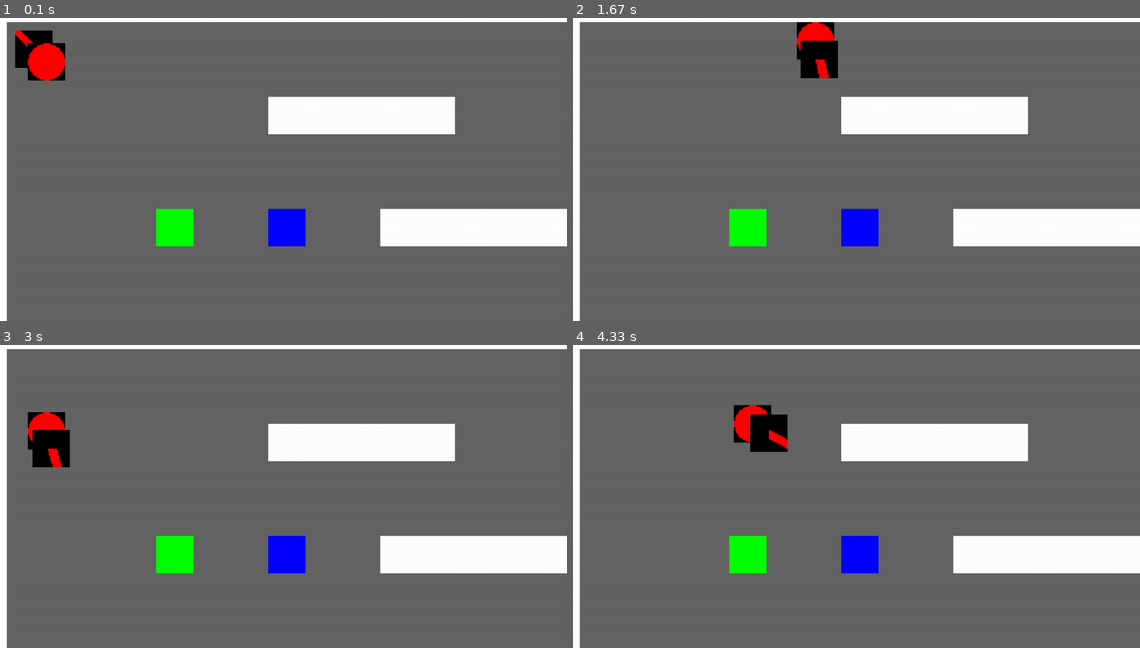
Above: before the commit, frames 1-4 (two rows, left to right).
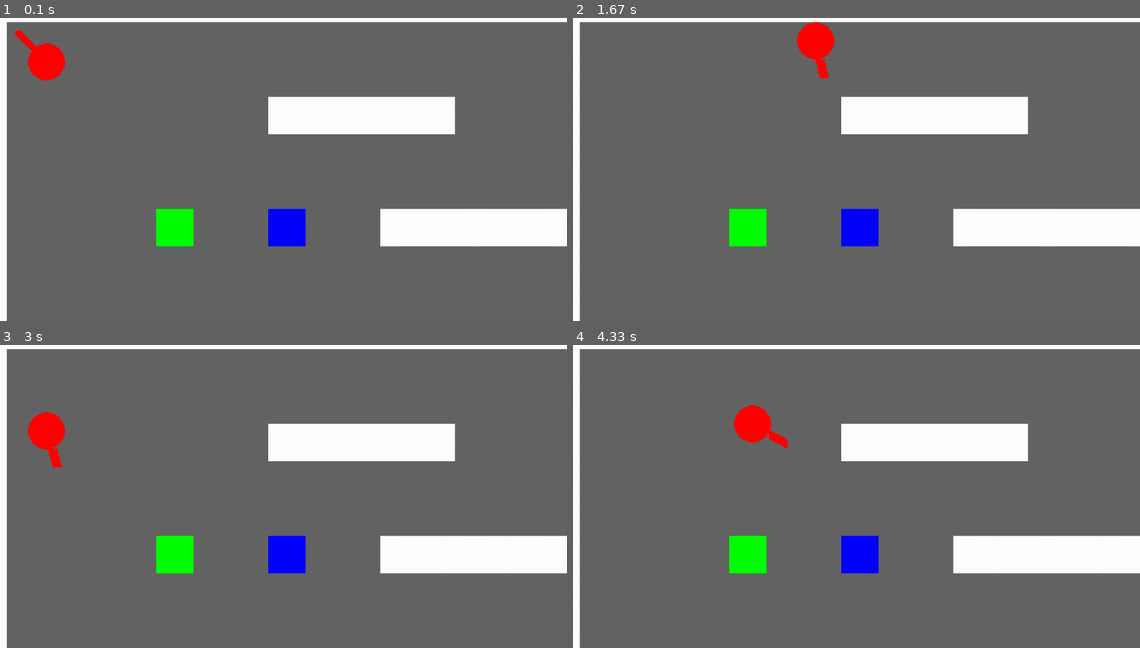
Above: after the commit, the same moments.

Repository: RLangendam/pygame
Game: pygame game, started from main.py
Same seed, same stepped clock (60 frames per second), same inputs: the game is played once before the commit and once after it.
Inputs (mouse positions are in pixels of both pictures, inside the frame that each line leads up to):
- Up to frame 1 (0.1 s): no input
- Up to frame 2 (1.67 s): hold Right 0.33-0.8 s; move the mouse to (816, 166) at 0.37 s; hold Up 0.83-1.13 s; move the mouse to (1032, 142) at 0.87 s; hold Right 1.17-1.63 s; move the mouse to (845, 175) at 1.2 s
- Up to frame 3 (3 s): hold Left 1.67-2.2 s; move the mouse to (124, 481) at 1.7 s; hold Down 2.23-2.53 s; move the mouse to (328, 554) at 2.27 s; hold Left 2.57-2.97 s; move the mouse to (79, 557) at 2.6 s
- Up to frame 4 (4.33 s): hold Up 3-3.37 s; move the mouse to (930, 363) at 3.03 s; hold Right 3.4-4.03 s; move the mouse to (1060, 599) at 3.43 s; hold Down from 4.07 s (still down); move the mouse to (907, 508) at 4.1 s

The runs differ from the first frame. In frame 1, 0.6% of the frame differs, in the area x 2-12%, y 4-21%; in frame 2, 0.9%; in frame 3, 0.9%; in frame 4, 0.9%, in the area x 28-38%, y 19-36%.

Commit message:
Add transparancy

Diff:
--- a/source/camera.py
+++ b/source/camera.py
@@ -17,7 +17,7 @@
         self.level = level
         self.player = player
         self.image = pygame.Surface(
-            constants.camera_dimensions
+            constants.camera_dimensions, pygame.SRCALPHA
         )  # Create a surface for the camera view
         self.rect = self.image.get_rect()
 
@@ -36,7 +36,7 @@
         self.rect.topleft = (x, y)
 
     def draw(self, background_group, *sprite_groups):
-        self.image.fill((0, 0, 0))  # Clear the camera surface
+        self.image.fill((0, 0, 0, 0))  # Clear the camera surface
 
         sprites = (sprite for group in sprite_groups for sprite in group)
         sprites = sorted(sprites, key=lambda s: s.rect.y)
--- a/source/game.py
+++ b/source/game.py
@@ -14,7 +14,7 @@
         pygame.init()
         self.constants = Constants()  # Initialize constants
         self.screen = pygame.display.set_mode(
-            self.constants.screen_dimensions
+            self.constants.screen_dimensions, pygame.SRCALPHA
         )  # Set the screen size
         pygame.display.set_caption("KeiTV game")
 
--- a/source/level.py
+++ b/source/level.py
@@ -9,23 +9,23 @@
     ):
         if char == "x":
             super().__init__(background_group)
-            self.image = pygame.Surface((size, size))
-            self.image.fill((255, 255, 255))
+            self.image = pygame.Surface((size, size), pygame.SRCALPHA)
+            self.image.fill((255, 255, 255, 255))
             self.block = True
         elif char == " ":
             super().__init__(background_group)
-            self.image = pygame.Surface((size, size))
-            self.image.fill((100, 100, 100))
+            self.image = pygame.Surface((size, size), pygame.SRCALPHA)
+            self.image.fill((100, 100, 100, 255))
             self.block = False
         elif char == "o":
             super().__init__(object_group)
-            self.image = pygame.Surface((size, size))
-            self.image.fill((0, 255, 0))
+            self.image = pygame.Surface((size, size), pygame.SRCALPHA)
+            self.image.fill((0, 255, 0, 255))
             self.block = False
         elif char == "b":
             super().__init__(object_group)
-            self.image = pygame.Surface((size, size))
-            self.image.fill((0, 0, 255))
+            self.image = pygame.Surface((size, size), pygame.SRCALPHA)
+            self.image.fill((0, 0, 255, 255))
             self.block = True
         else:
             raise ValueError(f"Unknown tile character: {char}")
--- a/source/player.py
+++ b/source/player.py
@@ -9,9 +9,9 @@
     def __init__(self, x: int, y: int, constants: Constants, level: Level):
         super().__init__()
         self.image = pygame.Surface(
-            (constants.tile_size, constants.tile_size)
+            (constants.tile_size, constants.tile_size), pygame.SRCALPHA
         )  # Create a square surface
-        pygame.draw.ellipse(self.image, (255, 0, 0), self.image.get_rect())
+        pygame.draw.ellipse(self.image, (255, 0, 0, 255), self.image.get_rect())
         self.rect = self.image.get_rect(topleft=(x, y))
         self.level = level  # Store the level reference
 
--- a/source/weapon.py
+++ b/source/weapon.py
@@ -8,7 +8,9 @@
 class Weapon(pygame.sprite.Sprite):
     def __init__(self, group, constants: Constants, player: Player):
         super().__init__(group)
-        self.image = pygame.Surface((constants.tile_size, constants.tile_size))
+        self.image = pygame.Surface(
+            (constants.tile_size, constants.tile_size), pygame.SRCALPHA
+        )
         self.weapon_length = constants.tile_size
         self.weapon_width = int(constants.tile_size / 4)
         self.weapon_radius = int(constants.tile_size / 2)
@@ -25,7 +27,7 @@
         if dx == 0 and dy == 0:
             return
 
-        self.image.fill((0, 0, 0))
+        self.image.fill((0, 0, 0, 0))  # Clear the weapon image
         # Calculate the mouse position relative to the weapon's center
         weapon_center = pygame.math.Vector2(
             self.image.get_width() // 2, self.image.get_height() // 2
@@ -33,7 +35,7 @@
         mouse_pos_on_image = weapon_center + pygame.math.Vector2(dx, dy)
         pygame.draw.line(
             self.image,
-            (255, 0, 0),
+            (255, 0, 0, 255),
             weapon_center,
             mouse_pos_on_image,
             self.weapon_width,
